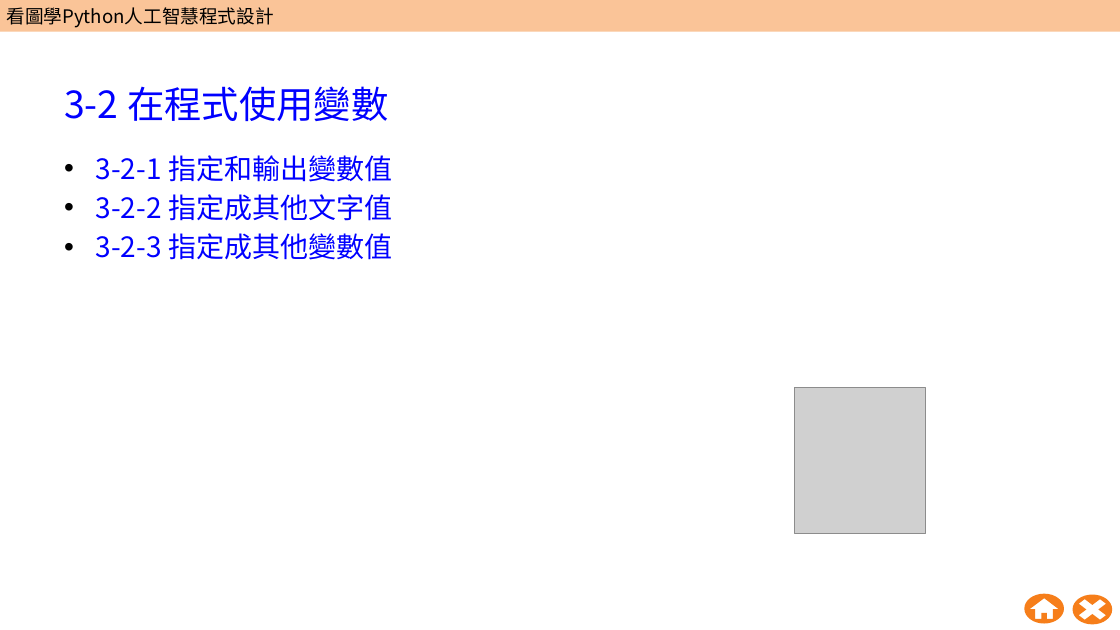
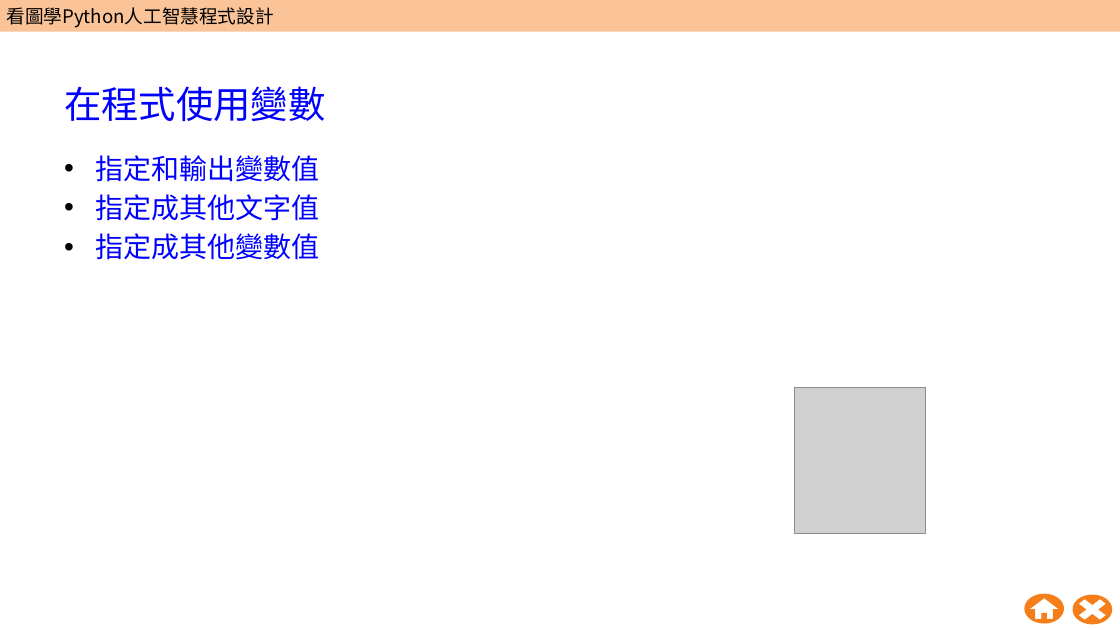
Before and after one commit to wangsungwen/Python-Artificial-Intelligence-Instruction, a slide deck: slide 39 of 五週Python人工智慧教學包/第1週/W01_教學簡報.pptx (slide 40 before the commit). Drawn at 1120x630 pixels with LibreOffice and Linux fonts; fonts in the diff are those of the drawing; grey boxes stand for pictures; background and template pictures are left out. Boxes give left, top, right and bottom in pixels: in the first picture for what was removed or moved away, otherwise in the second. Text is boxed around its words. In the diff, an @@ line names an element or a change of style, - is before the commit and + after.

```diff
--- a/五週Python人工智慧教學包/第1週/W01_教學簡報.pptx
+++ b/五週Python人工智慧教學包/第1週/W01_教學簡報.pptx
@@ title at [64,86,325,121]: text changed @@
-3-2 在程式使用變數
+在程式使用變數
@@ text at [96,155,320,260]: text changed @@
-• 3-2-1 指定和輸出變數值
-• 3-2-2 指定成其他文字值
-• 3-2-3 指定成其他變數值
+• 指定和輸出變數值
+• 指定成其他文字值
+• 指定成其他變數值
```
Also in this commit, not shown: 22 other slides changed, 1 slide removed.
